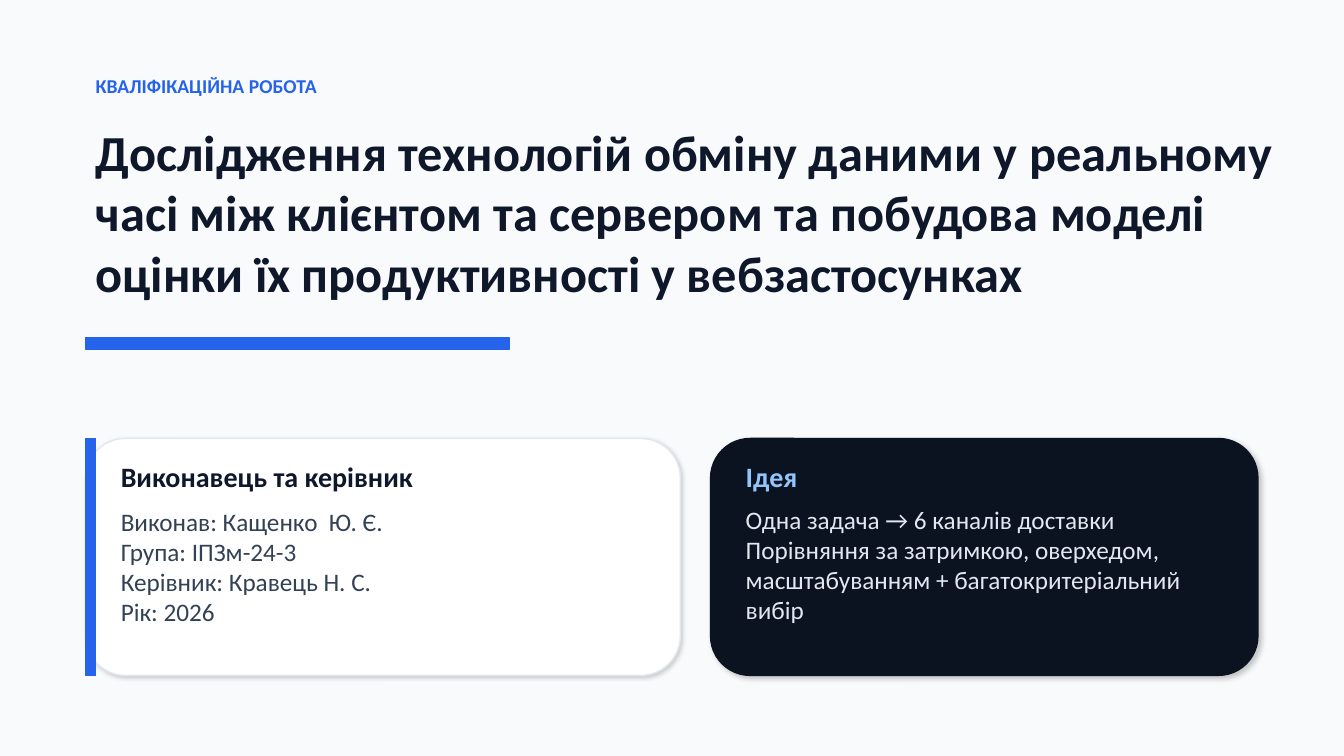
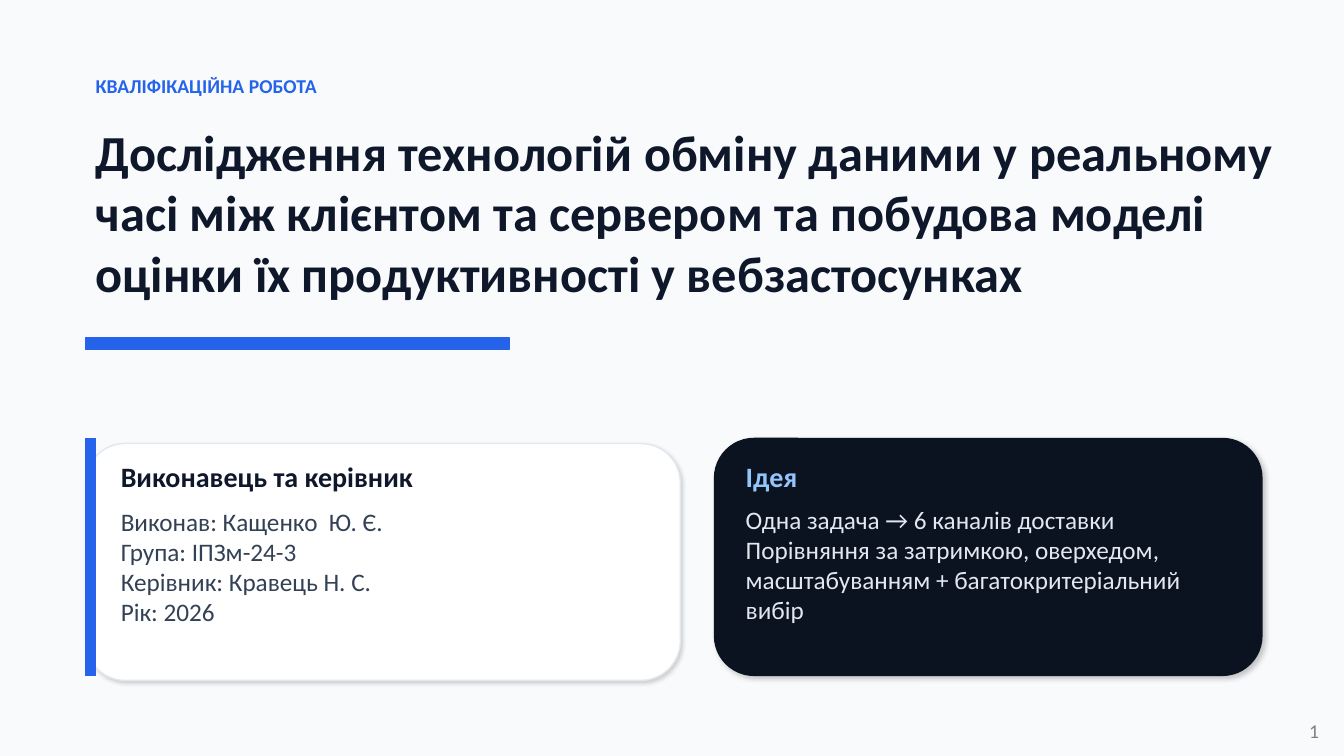
Before and after one commit to femtoF121/diploma-archivation, a slide deck: slide 1 of 2026_М_ПІ_ІПЗм-24-3_Кащенко_Ю_Є.pptx. Drawn at 1344x756 pixels with LibreOffice and Linux fonts; fonts in the diff are those of the drawing. Boxes give left, top, right and bottom in pixels: in the first picture for what was removed or moved away, otherwise in the second. Text is boxed around its words. In the diff, an @@ line names an element or a change of style, - is before the commit and + after.

```diff
--- a/2026_М_ПІ_ІПЗм-24-3_Кащенко_Ю_Є.pptx
+++ b/2026_М_ПІ_ІПЗм-24-3_Кащенко_Ю_Є.pptx
@@ rectangle removed at <box>0,0,1344,756</box> @@
@@ rounded rectangle: place and size @@
-rounded rectangle at <box>86,439,681,676</box>
+rounded rectangle at <box>86,444,681,681</box>
@@ rounded rectangle: place and size @@
-rounded rectangle at <box>711,439,1258,676</box>
+rounded rectangle at <box>715,439,1262,676</box>
@@ text added at <box>1309,725,1319,738</box>, 14 pt, text #808080 @@
+1
```
Also in this commit, not shown: 8 other slides changed, 3 slides added, 1 slide removed.
